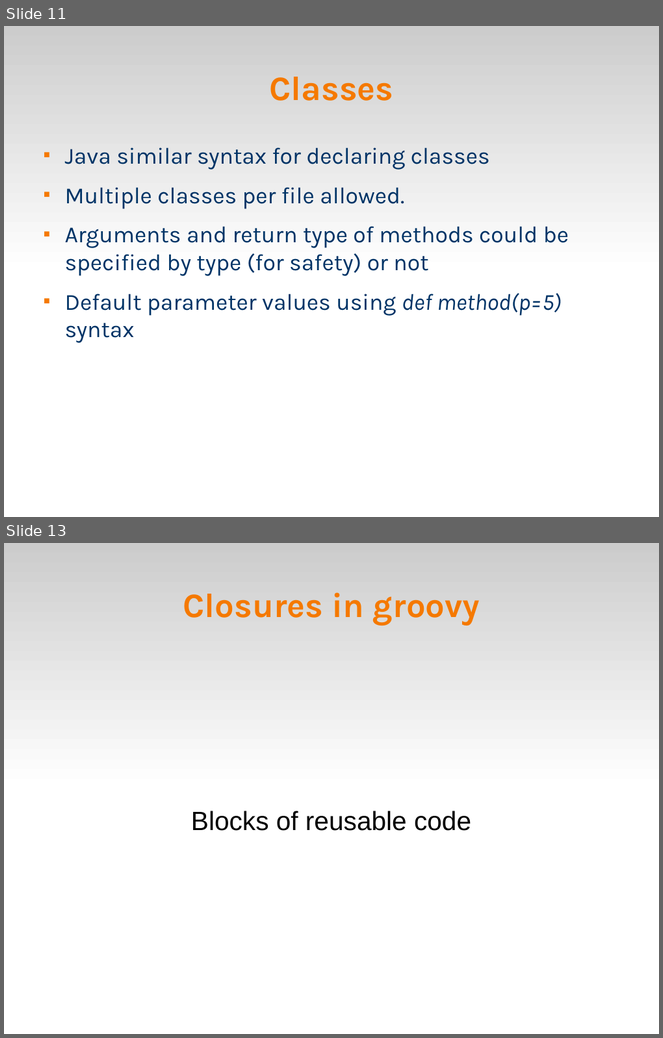
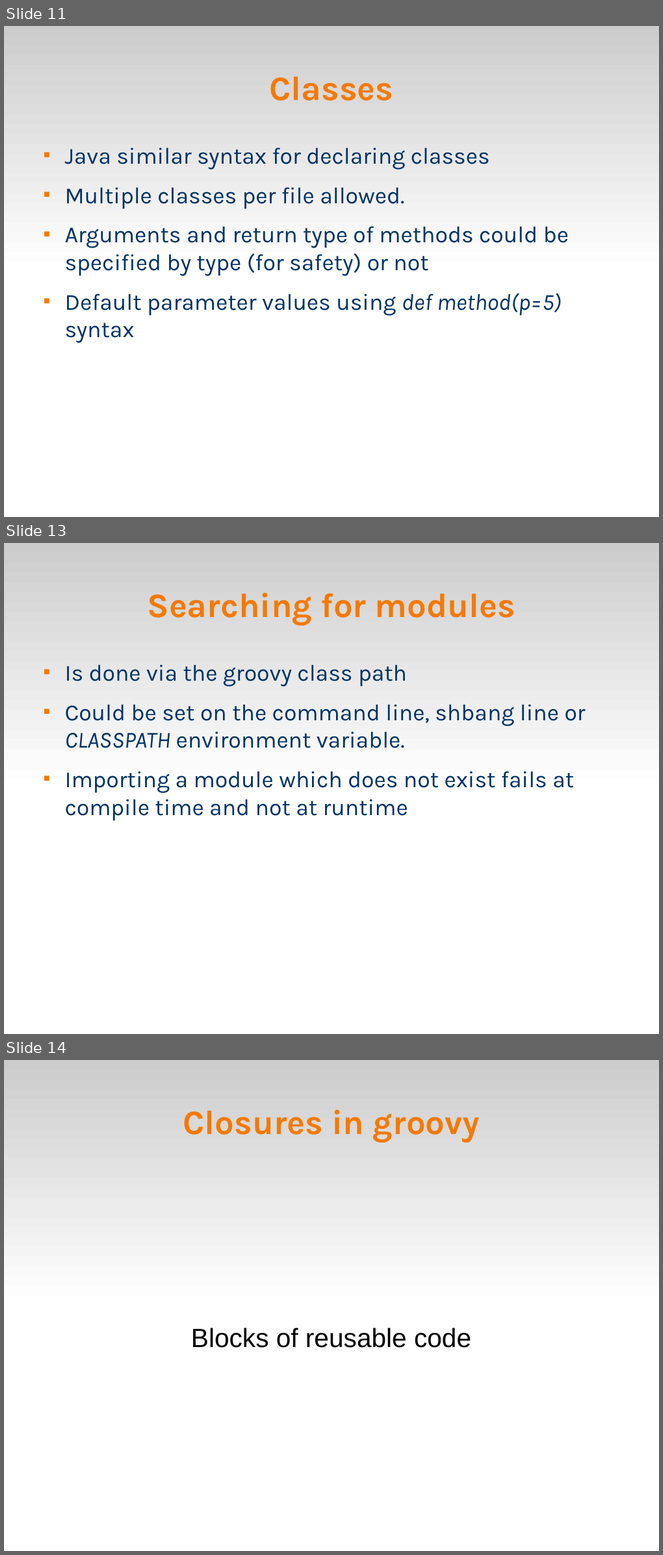
Before and after one commit to veltzer/demos, a slide deck: groovy/groovy.odp. Shown one above the other, each under a label of ours: slides 11 and 13 before the commit, slides 11, 13 and 14 after it; the slides between them are not shown. The pictures are 663x1038 and 663x1555 pixels, drawn with LibreOffice and Linux fonts; fonts in the diff are those of the drawing. Boxes give left, top, right and bottom in pixels: in the first picture for what was removed or moved away, otherwise in the second. Text is boxed around its words. In the diff, an @@ line names an element or a change of style, - is before the commit and + after.

Commit message:
groovysh examples

```diff
--- a/groovy/groovy.odp
+++ b/groovy/groovy.odp
@@ slide 13 added at bbox=[4, 543, 659, 1034], background #FFFFFF; not listed: 1 template element that a slide beside it also shows @@
@@ title added at bbox=[148, 592, 516, 626], 41.4 pt, text #F57900, bold @@
+Searching for modules
@@ text added at bbox=[65, 665, 586, 821], 28 pt, text #003366 @@
+■ Is done via the groovy class path
+■ Could be set on the command line, shbang line or CLASSPATH environment variable.
+■ Importing a module which does not exist fails at compile time and not at runtime
@@ what was slide 13 is now slide 14 @@
```
Also in this commit, not shown: 1 slide changed, 6 other slides added, 2 other files.
